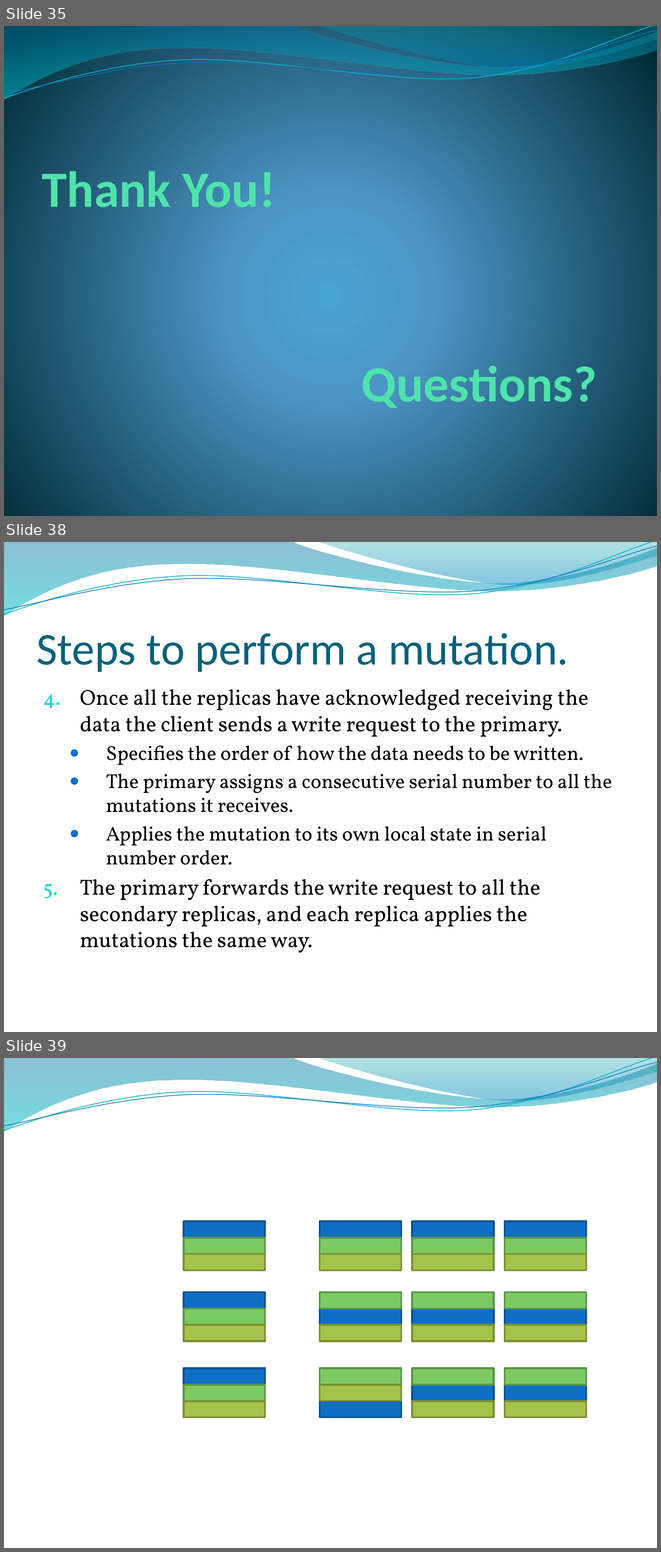
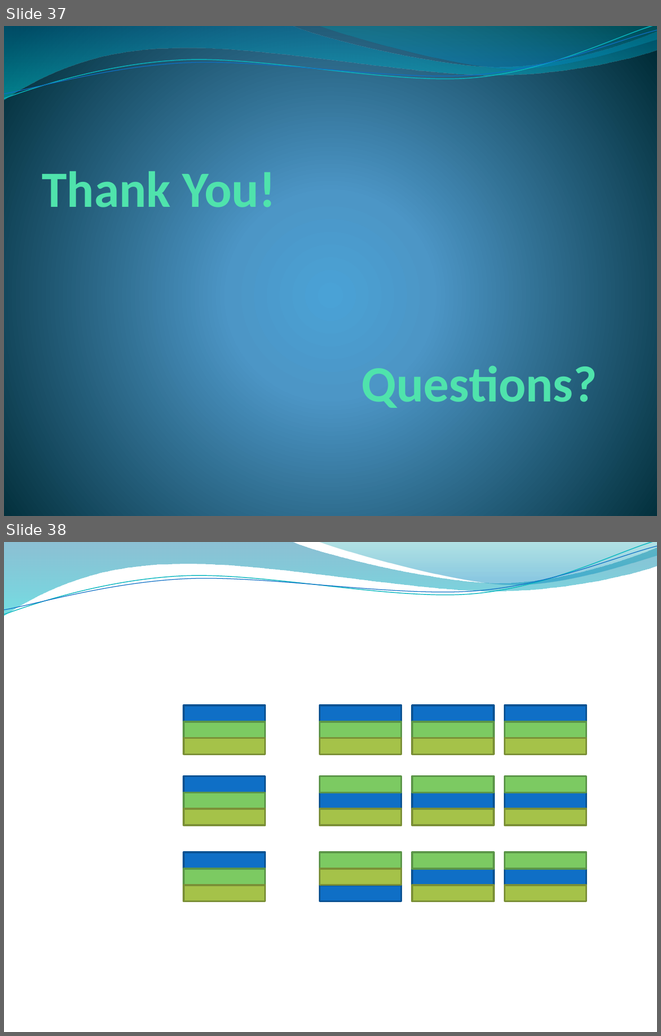
Before and after one commit to edvelezg/unb-os, a slide deck: google-fs/google-fs.pptx. Shown one above the other, each under a label of ours: slides 35, 38 and 39 before the commit, slides 37 and 38 after it; the slides between them are not shown. The pictures are 661x1552 and 661x1036 pixels, drawn with LibreOffice and Linux fonts; fonts in the diff are those of the drawing; background and template pictures are left out. Boxes give left, top, right and bottom in pixels: in the first picture for what was removed or moved away, otherwise in the second. Text is boxed around its words. In the diff, an @@ line names an element or a change of style, - is before the commit and + after.

```diff
--- a/google-fs/google-fs.pptx
+++ b/google-fs/google-fs.pptx
@@ slide 38 removed at (4,542,657,1032), background picture (left out); not listed: 4 template elements that a slide beside it also shows @@
@@ title removed at (37,633,568,672) @@
-Steps to perform a mutation.
@@ text removed at (80,689,612,953) @@
-4. Once all the replicas have acknowledged receiving the data the client sends a write request to the primary.
-  ● Specifies the order of how the data needs to be written.
-  ● The primary assigns a consecutive serial number to all the mutations it receives.
-  ● Applies the mutation to its own local state in serial number order.
-5. The primary forwards the write request to all the secondary replicas, and each replica applies the mutations the same way.
@@ what was slide 35 is now slide 37 @@
@@ what was slide 39 is now slide 38 @@
```
Also in this commit, not shown: 13 slides changed, 2 slides added, 3 other slides removed.
